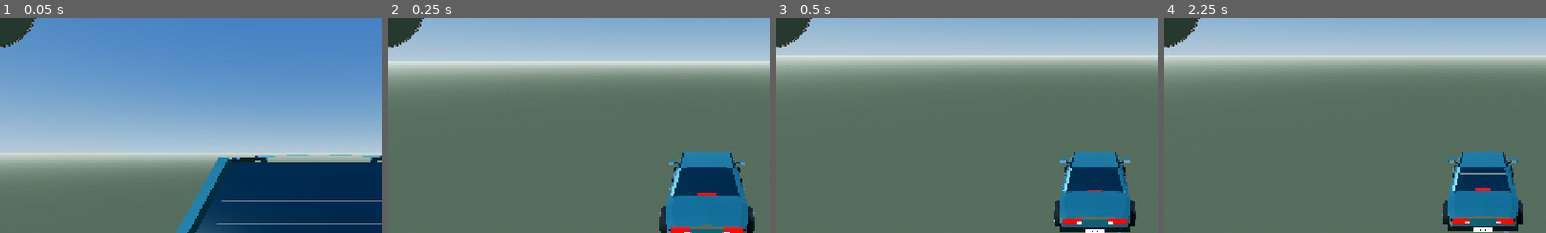
Above: before the commit, frames 1-4 (left to right).
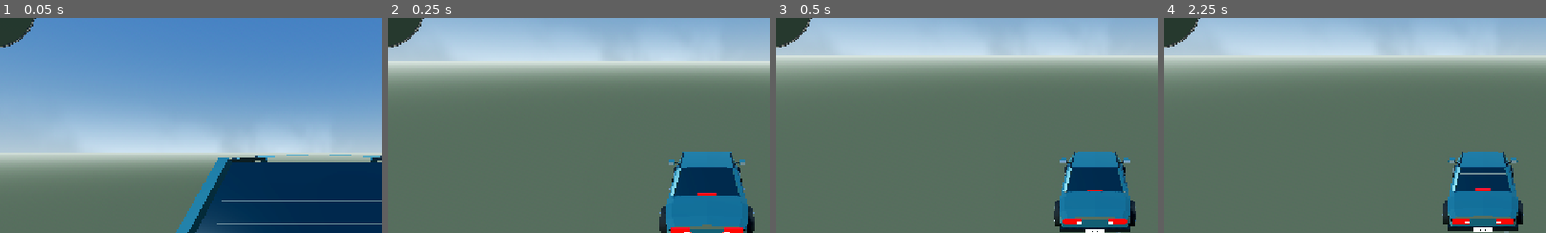
Above: after the commit, the same moments.

Repository: rell28194-rgb/yardman
Game: Godot game, scene res://main.tscn
Same seed, same stepped clock (60 frames per second), same inputs: the game is played once before the commit and once after it.
Inputs (mouse positions are % of the whole screen's width and height, from its top left):
- Up to frame 1 (0.05 s): no input
- Up to frame 2 (0.25 s): no input
- Up to frame 3 (0.5 s): no input
- Up to frame 4 (2.25 s): tap Enter at 0.5 s; move the mouse to (72, 45) at 0.52 s; hold Right (ui_right) 0.53-1.25 s; tap E at 0.6 s; click (72, 45) at 0.67 s; tap Space at 0.77 s; click "≡" at 1.25 s; click "×" at 2 s
The pictures show only the part of the screen within x 8-58%, y 18-68%; the shares and areas given below are measured in that part.

The runs differ from the first frame. In frame 1, 0.3% of the frame differs, in the area x 29-75%, y 60-63%; in frame 2, 0.2%; in frame 3, 0.2%; in frame 4, 0.3%.

Commit message:
graphics: add wrap-safe procedural tropical cloud layer

Diff:
--- a/godot/scripts/world_visuals.gd
+++ b/godot/scripts/world_visuals.gd
@@ -20,6 +20,7 @@
 var _plant_meshes: Dictionary = {}
 var _surface_noise: ImageTexture
 var _sky_material: ProceduralSkyMaterial
+var _cloud_texture: ImageTexture
 var _sun: DirectionalLight3D
 
 func settings() -> Dictionary:
@@ -130,9 +131,38 @@
     var west := 1.0 - smoothstep(-90000.0, 15000.0, position_world.x)
     return clampf(0.12 + south * 0.30 + west * south * 0.18, 0.1, 0.6)
 
+func _make_cloud_texture() -> ImageTexture:
+    # A small generated equirectangular cloud map avoids a flat, empty sky and
+    # adds no external asset/download. Longitude wraps through 3D noise space.
+    var noise := FastNoiseLite.new()
+    noise.seed = 28194
+    noise.noise_type = FastNoiseLite.TYPE_SIMPLEX_SMOOTH
+    noise.frequency = 0.82
+    noise.fractal_type = FastNoiseLite.FRACTAL_FBM
+    noise.fractal_octaves = 4
+    noise.fractal_lacunarity = 2.0
+    noise.fractal_gain = 0.52
+    var image := Image.create(512, 256, false, Image.FORMAT_RGB8)
+    for y in range(256):
+        var latitude := (float(y) / 255.0 - 0.5) * PI
+        var ring := cos(latitude)
+        for x in range(512):
+            var longitude := float(x) / 512.0 * TAU
+            var sample := noise.get_noise_3d(cos(longitude) * ring * 3.2, sin(longitude) * ring * 3.2, sin(latitude) * 2.4)
+            var wisps := noise.get_noise_3d(cos(longitude) * ring * 7.0 + 19.0, sin(longitude) * ring * 7.0 - 7.0, sin(latitude) * 5.0)
+            var cloud := smoothstep(0.02, 0.48, sample + wisps * 0.20)
+            cloud *= smoothstep(-0.18, 0.22, sin(latitude))
+            image.set_pixel(x, y, Color(cloud * 0.42, cloud * 0.45, cloud * 0.48))
+    image.generate_mipmaps()
+    return ImageTexture.create_from_image(image)
+
 func configure_environment(environment: Environment, sun: DirectionalLight3D) -> void:
     _sun = sun
     _sky_material = ProceduralSkyMaterial.new()
+    _cloud_texture = _make_cloud_texture()
+    _sky_material.sky_cover = _cloud_texture
+    _sky_material.sky_cover_modulate = Color(0.90, 0.94, 1.0)
+    _sky_material.use_debanding = true
     _sky_material.sky_top_color = Color(0.16, 0.39, 0.67)
     _sky_material.sky_horizon_color = Color(0.76, 0.86, 0.91)
     _sky_material.ground_horizon_color = Color(0.73, 0.79, 0.76)
@@ -199,6 +229,7 @@
     if _sky_material != null:
         _sky_material.sky_top_color = Color(0.025, 0.05, 0.11).lerp(Color(0.16, 0.39, 0.67), sqrt(daylight))
         _sky_material.sky_horizon_color = Color(0.10, 0.14, 0.22).lerp(Color(0.76, 0.86, 0.91), daylight)
+        _sky_material.sky_cover_modulate = Color(0.035, 0.055, 0.10).lerp(Color(0.88, 0.93, 1.0), daylight)
 
 func make_roadside(root: Node3D, segments: Array, tile: Vector2i, tile_size: float, terrain_sampler: Callable = Callable()) -> void:
     var existing := root.get_node_or_null("RoadsideProxy")
